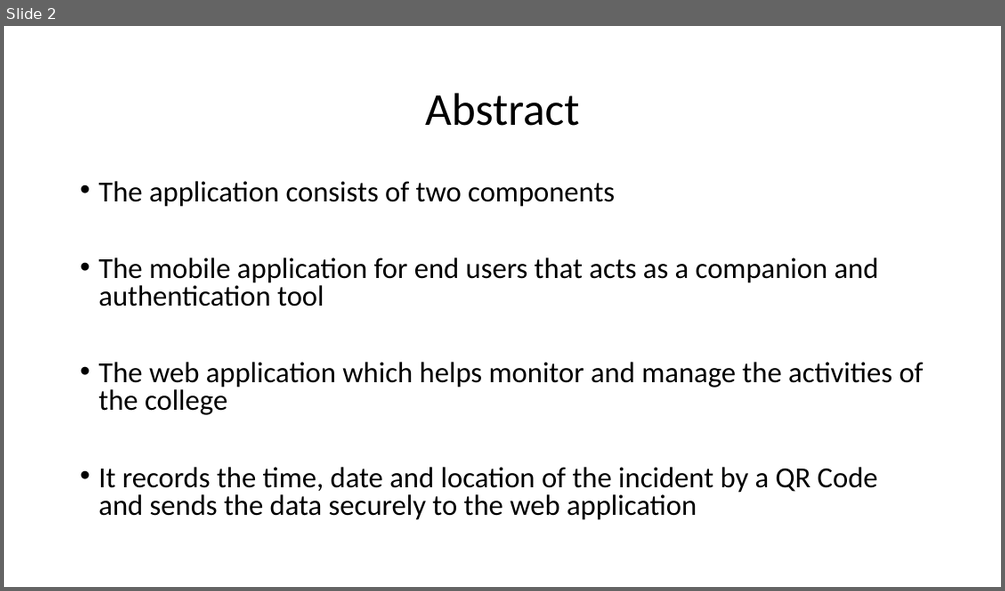
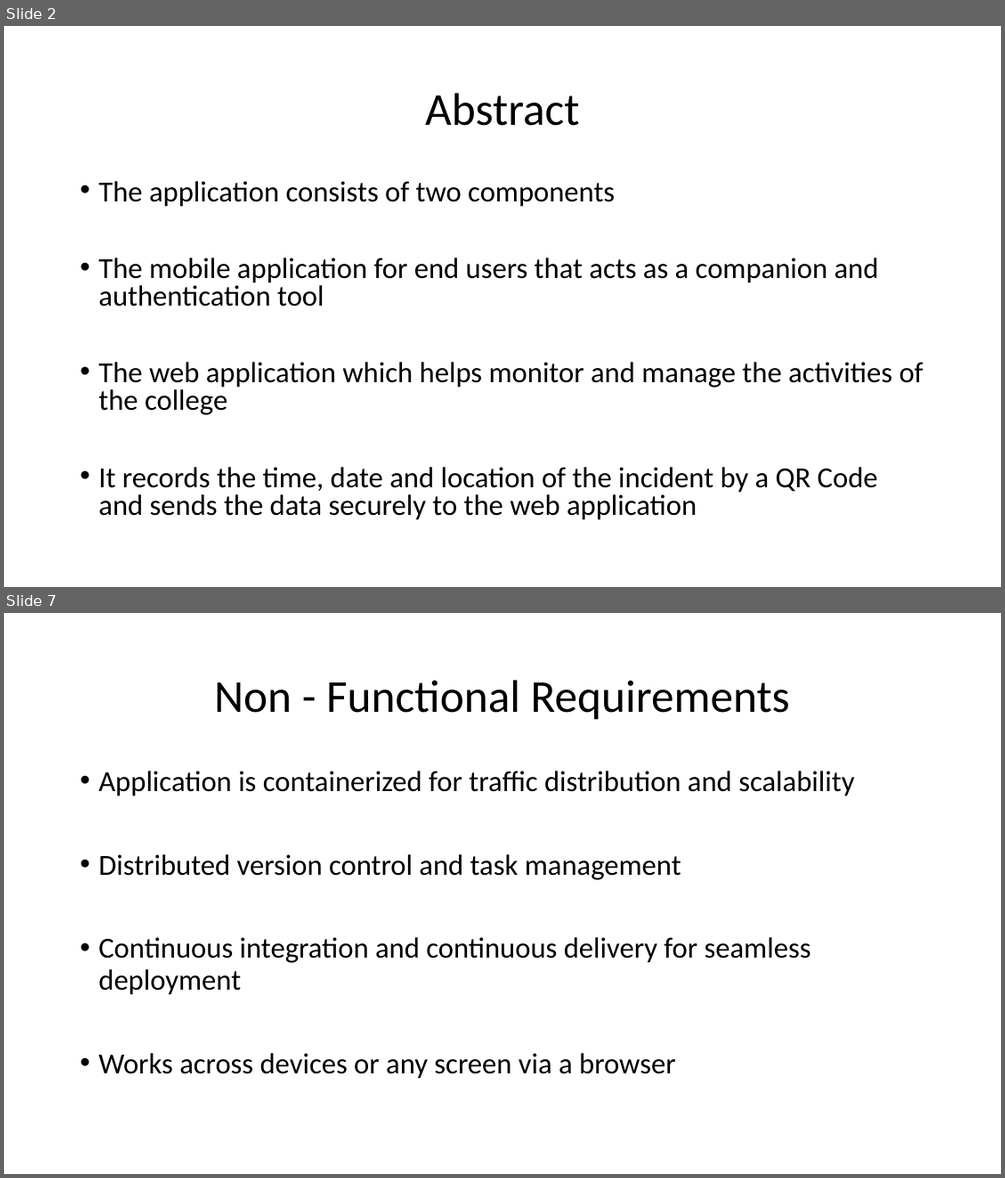
Before and after one commit to pesumca/vibhaag, a slide deck: docs/second_presentation/Vibhaag - Second Presentation.pptx. Shown one above the other, each under a label of ours: slide 2 before the commit, slides 2 and 7 after it; the slides between them are not shown. The pictures are 1005x591 and 1005x1178 pixels, drawn with LibreOffice and Linux fonts; fonts in the diff are those of the drawing. Boxes give left, top, right and bottom in pixels: in the first picture for what was removed or moved away, otherwise in the second. Text is boxed around its words. In the diff, an @@ line names an element or a change of style, - is before the commit and + after.

```diff
--- a/docs/second_presentation/Vibhaag - Second Presentation.pptx
+++ b/docs/second_presentation/Vibhaag - Second Presentation.pptx
@@ slide 7 added at <box>4,613,1001,1174</box>, background #FFFFFF @@
@@ title added at <box>214,680,790,720</box>, 44 pt, text #000000 @@
+Non - Functional Requirements
@@ text added at <box>98,771,854,1078</box>, 28 pt, text #000000 @@
+• Application is containerized for traffic distribution and scalability
+• Distributed version control and task management
+• Continuous integration and continuous delivery for seamless deployment
+• Works across devices or any screen via a browser
```
Also in this commit, not shown: 3 slides changed, 3 other slides added, 1 slide removed, 6 other files.
